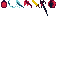
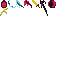
Layers edited between the first and the second 64×64 image:
painted on "Layer 1" over left=0, top=8, right=8, bottom=16
